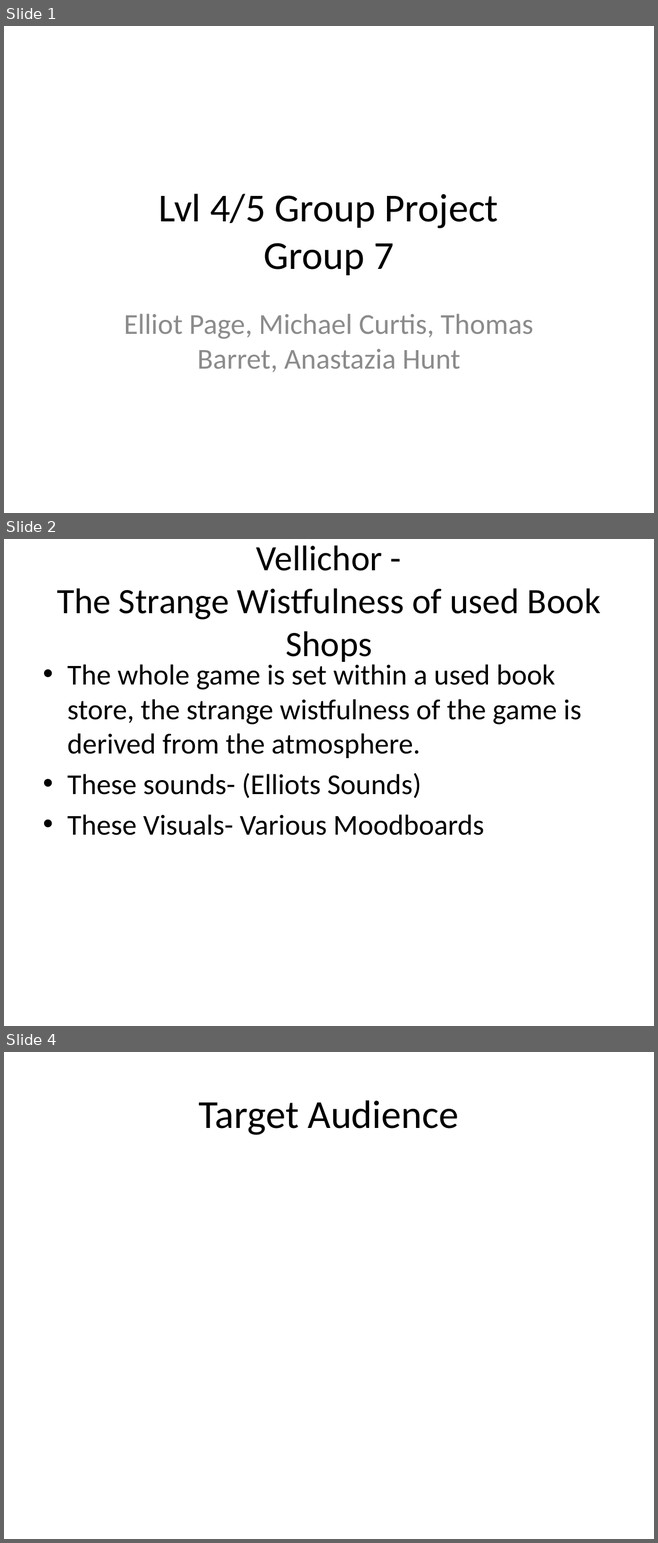
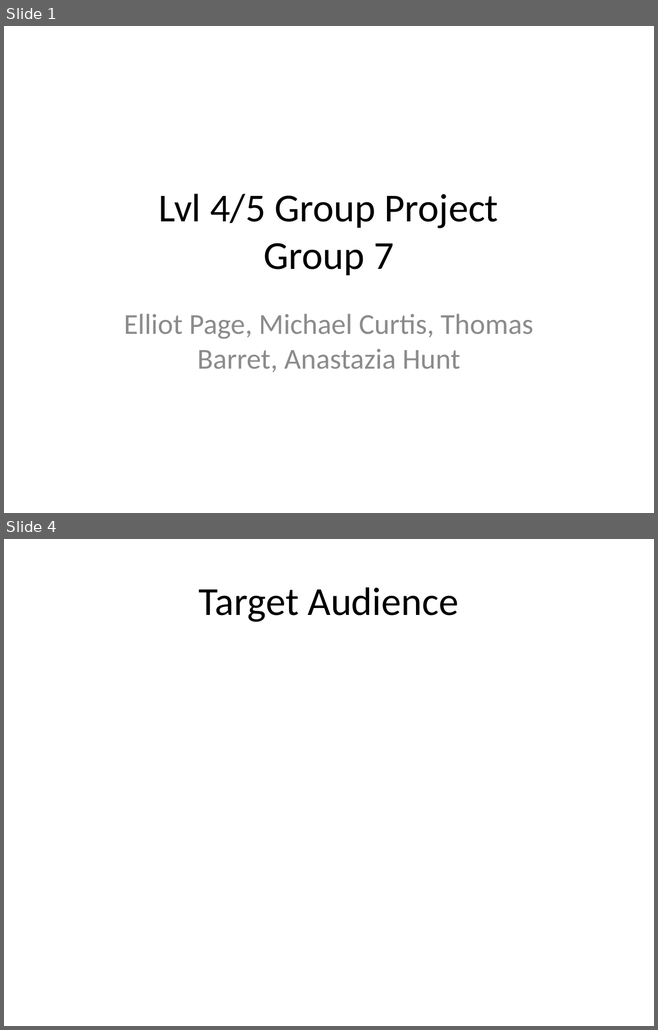
Before and after one commit to UoSGamesGroups/first-semester-lvl4-5-group-7, a slide deck: Powerpoints/Presentation-01-WIP.pptx. Shown one above the other, each under a label of ours: slides 1, 2 and 4 before the commit, slides 1 and 4 after it; the slides between them are not shown. The pictures are 658x1543 and 658x1030 pixels, drawn with LibreOffice and Linux fonts; fonts in the diff are those of the drawing. Boxes give left, top, right and bottom in pixels: in the first picture for what was removed or moved away, otherwise in the second. Text is boxed around its words. In the diff, an @@ line names an element or a change of style, - is before the commit and + after.

```diff
--- a/Powerpoints/Presentation-01-WIP.pptx
+++ b/Powerpoints/Presentation-01-WIP.pptx
@@ slide 2 removed at box(4, 539, 654, 1026), background #FFFFFF @@
@@ title removed at box(57, 545, 600, 665) @@
-Vellichor -
-The Strange Wistfulness of used Book Shops
@@ text removed at box(67, 661, 581, 835) @@
-• The whole game is set within a used book store, the strange wistfulness of the game is derived from the atmosphere.
-• These sounds- (Elliots Sounds)
-• These Visuals- Various Moodboards
```
Also in this commit, not shown: 1 slide changed, 3 slides added, 3 other slides removed.
